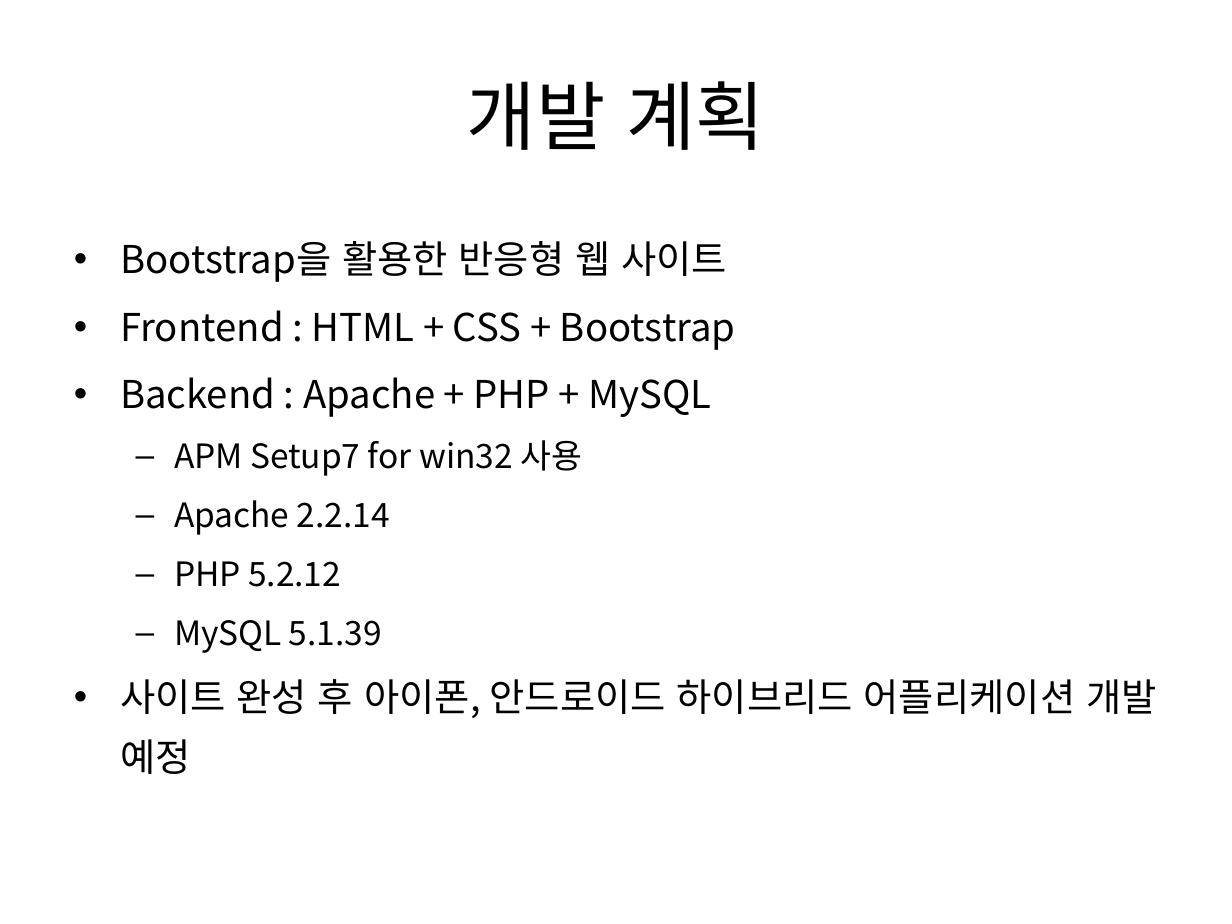
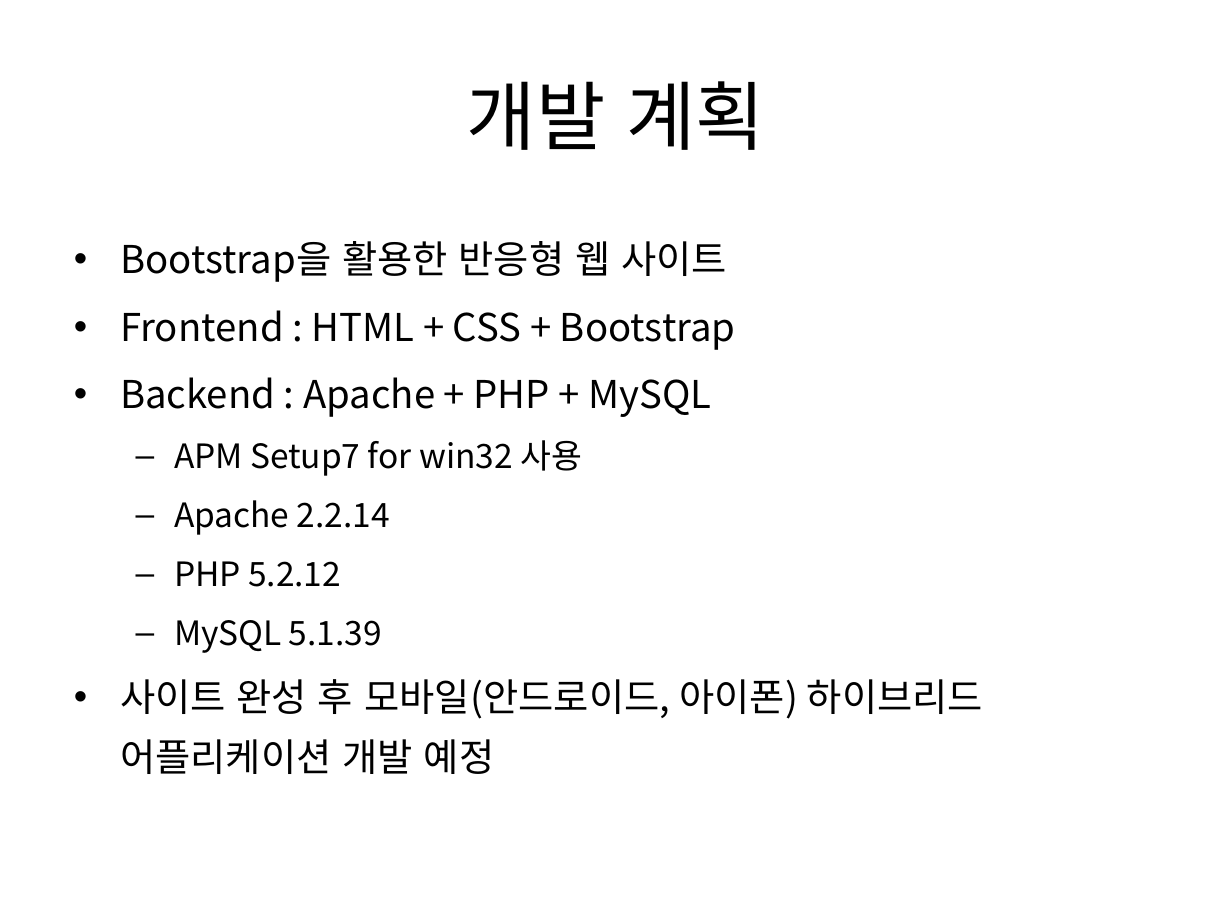
Before and after one commit to kurodari/ttm, a slide deck: slide 6 of docs/ttm 기획서 pt.pptx. Drawn at 1232x924 pixels with LibreOffice and Linux fonts; fonts in the diff are those of the drawing. Boxes give left, top, right and bottom in pixels: in the first picture for what was removed or moved away, otherwise in the second. Text is boxed around its words. In the diff, an @@ line names an element or a change of style, - is before the commit and + after.

```diff
--- a/docs/ttm 기획서 pt.pptx
+++ b/docs/ttm 기획서 pt.pptx
@@ text at (x1=120, y1=679, x2=983, y2=774): text changed @@
-• 사이트 완성 후 아이폰, 안드로이드 하이브리드 어플리케이션 개발 예정
+• 사이트 완성 후 모바일(안드로이드, 아이폰) 하이브리드 어플리케이션 개발 예정
```
Also in this commit, not shown: 3 slides added.
